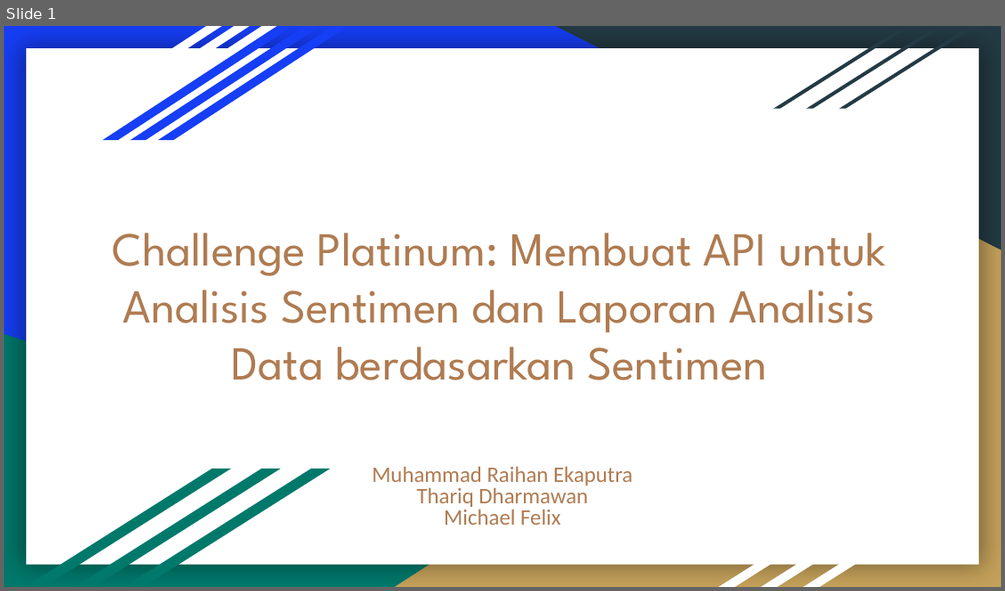
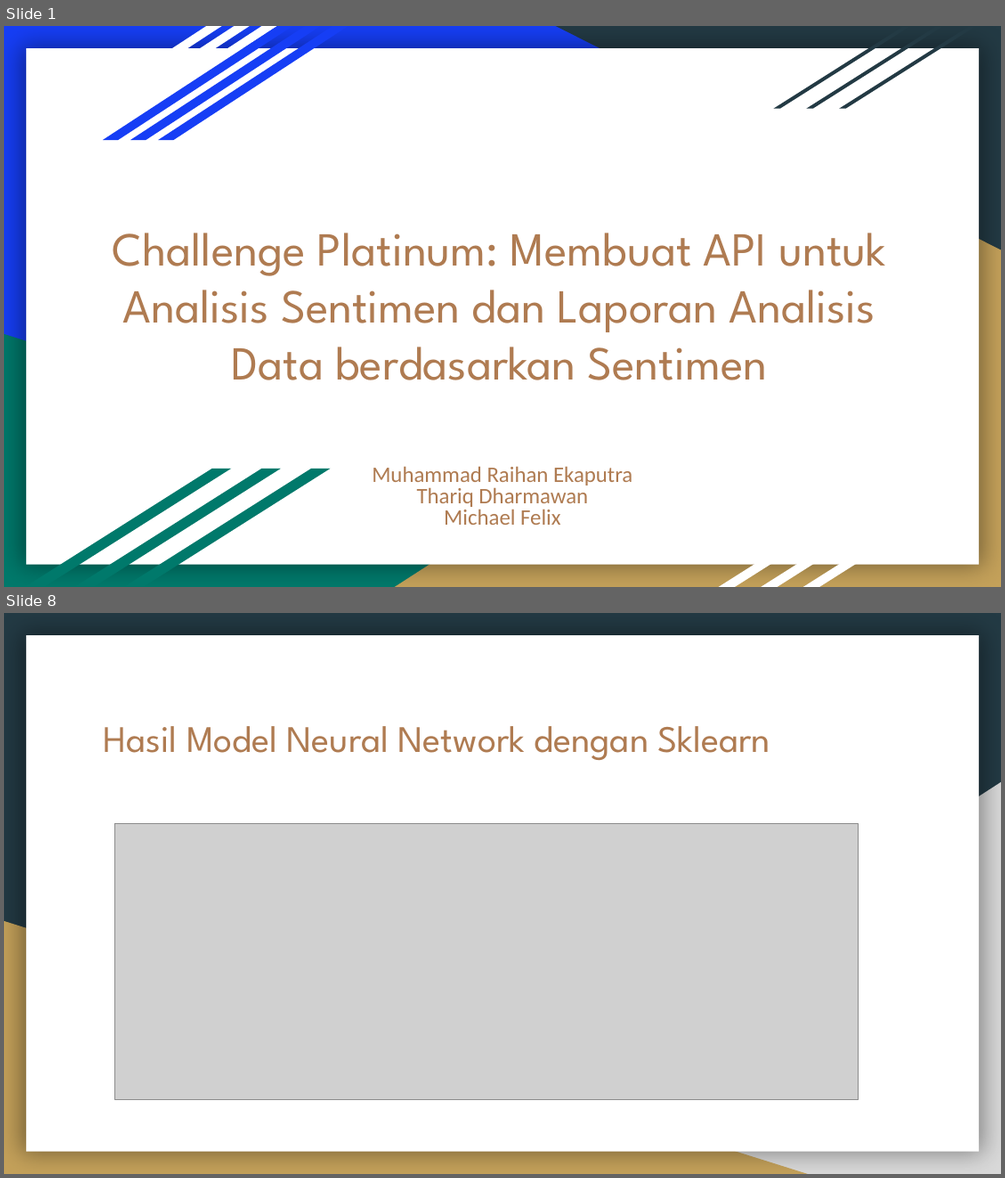
Before and after one commit to raihaneka50908/F_DSC2200908_08_Raihan_hate-speech_Platinum, a slide deck: Challenge Platinum_ Membuat API untuk Analisis Sentimen dan Laporan Analisis Data berdasarkan Sentimen.pptx. Shown one above the other, each under a label of ours: slide 1 before the commit, slides 1 and 8 after it; the slides between them are not shown. The pictures are 1005x591 and 1005x1178 pixels, drawn with LibreOffice and Linux fonts; fonts in the diff are those of the drawing; grey boxes stand for pictures. Boxes give left, top, right and bottom in pixels: in the first picture for what was removed or moved away, otherwise in the second. Text is boxed around its words. In the diff, an @@ line names an element or a change of style, - is before the commit and + after.

```diff
--- a/Challenge Platinum_ Membuat API untuk Analisis Sentimen dan Laporan Analisis Data berdasarkan Sentimen.pptx
+++ b/Challenge Platinum_ Membuat API untuk Analisis Sentimen dan Laporan Analisis Data berdasarkan Sentimen.pptx
@@ slide 8 added at [4,613,1001,1174], background #233A44; not listed: 1 template element that a slide beside it also shows @@
@@ title added at [104,726,770,760], 27 pt, text #AF7B51 @@
+Hasil Model Neural Network dengan Sklearn
@@ right triangle added at [395,782,1001,1174], fill #D9D9D9 @@
@@ picture added at [114,824,858,1101] @@
@@ right triangle added at [4,921,808,1174], fill #C4A15A @@
```
Also in this commit, not shown: 2 slides changed, 6 other slides added, 5 slides removed.
